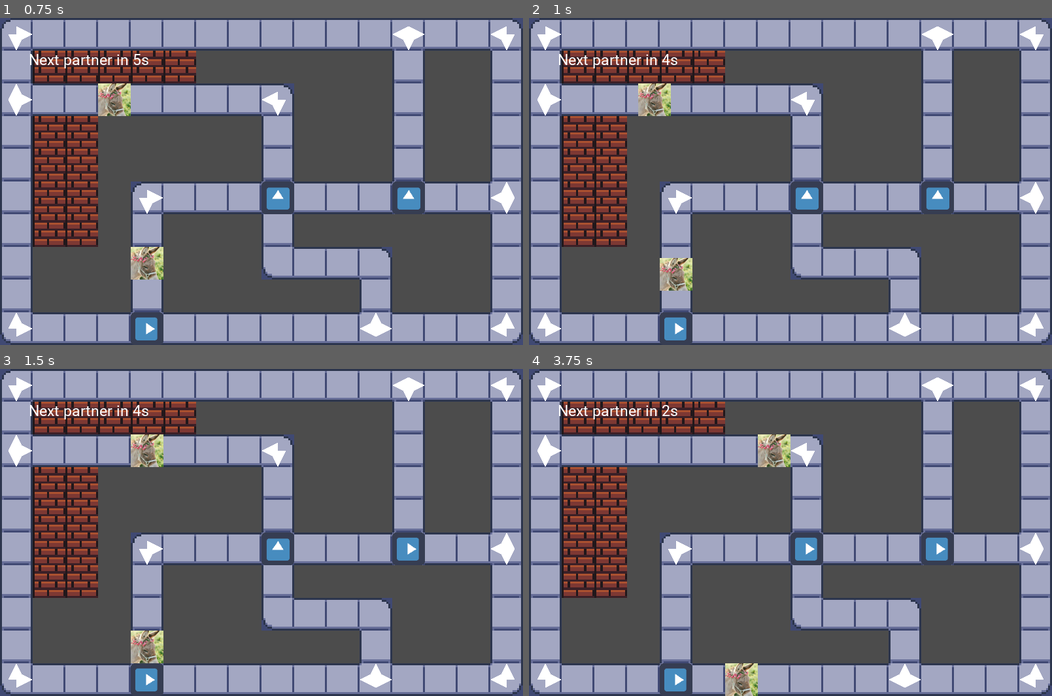
Above: before the commit, frames 1-4 (two rows, left to right).
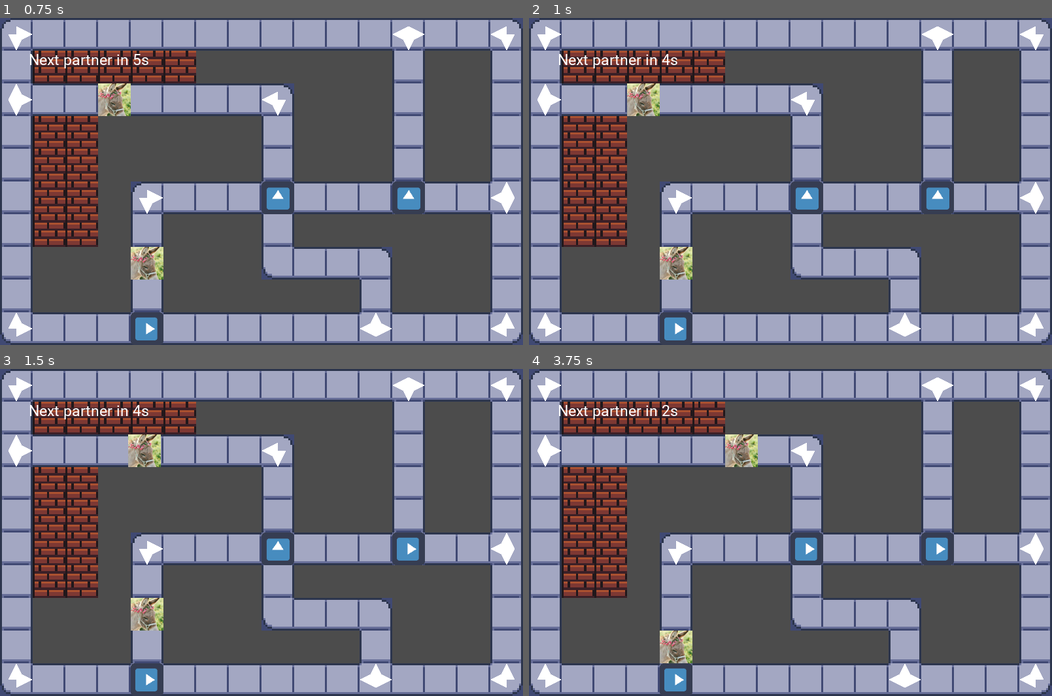
Above: after the commit, the same moments.

Repository: allemansratten/sos
Game: Godot game, scene res://scenes/Game.tscn
The game is run twice, just before and just after one commit, with the same random seed, the same clock (stepped at 60 frames per second) and the same inputs. The engine's default icon, where the game draws it, is replaced by a stand-in: a white triangle on a blue panel in a dark square.
Inputs (mouse positions are in pixels of both pictures, inside the frame that each line leads up to):
- Up to frame 1 (0.75 s): tap Enter at 0.5 s; move the mouse to (146, 328) at 0.52 s; click (146, 328) at 0.67 s
- Up to frame 2 (1 s): no input
- Up to frame 3 (1.5 s): move the mouse to (407, 548) at 1.27 s; click (407, 548) at 1.42 s
- Up to frame 4 (3.75 s): move the mouse to (806, 548) at 2.02 s; click (806, 548) at 2.17 s; move the mouse to (764, 597) at 2.77 s; click (764, 597) at 2.92 s; move the mouse to (947, 581) at 3.52 s; click (947, 581) at 3.67 s

Frame 1 is identical in both runs. In frame 2, 1.5% of the frame differs, in the area x 18-32%, y 20-84%; in frame 3, 1.7%; in frame 4, 2.5%, in the area x 25-50%, y 20-100%.

Commit message:
Added animations Tween

Diff:
--- a/scenes/Partner.tscn
+++ b/scenes/Partner.tscn
@@ -19,4 +19,6 @@
 scale = Vector2( 0.25, 0.25 )
 shape = SubResource( 1 )
 
+[node name="StepTween" type="Tween" parent="."]
+
 [connection signal="area_entered" from="." to="." method="area_entered"]
--- a/scripts/partner.gd
+++ b/scripts/partner.gd
@@ -6,6 +6,7 @@
 # frame every 3/4 a second
 const SPEED_TIMESTEP = 0.75
 const STEP_SIZE = 64
+onready var tween = get_node("StepTween")
 
 var speed = STEP_SIZE
 var dir_x = 0
@@ -16,6 +17,7 @@
 var colors = []
 var goal
 var patience = 2.0
+var step_delay = 0
 
 var delta_acc = 0
 var next_step_x = 0
@@ -24,7 +26,7 @@
 var old_step_y = 0
 
 
-func init(x, y, d_x=0, d_y=0):
+func init(x, y, d_x=0, d_y=0, delay=0):
 	print_debug("Spawning partner at [%d, %d], dir [%d, %d], speed: %d" % [x, y, d_x, d_y, speed])
 	position.x = x
 	old_step_x = x
@@ -36,6 +38,7 @@
 
 	dir_x = d_x
 	dir_y = d_y
+	step_delay = delay
 
 
 func random_color_choice(n_colors=2):
@@ -75,12 +78,9 @@
 
 func _process(delta):
 	delta_acc += delta
-	if delta_acc >= SPEED_TIMESTEP:
-		delta_acc -= SPEED_TIMESTEP
+	if delta_acc >= SPEED_TIMESTEP + step_delay:
+		delta_acc -= SPEED_TIMESTEP + step_delay
 		_process_timestep()
-
-	position.x = interpolate(old_step_x, next_step_x, delta_acc)
-	position.y = interpolate(old_step_y, next_step_y, delta_acc)
 
 	# process patience
 	patience -= delta
@@ -91,16 +91,15 @@
 		pass
 
 
-func interpolate(old_pos, new_pos, delta):
-	var normalised_delta = delta / SPEED_TIMESTEP
-	return old_pos + (new_pos - old_pos) * normalised_delta
-
-
 func _process_timestep():
+	next_step_x = next_step_x + dir_x * speed
+	next_step_y = next_step_y + dir_y * speed
+	tween.interpolate_property(self, "position",
+		Vector2(old_step_x, old_step_y), Vector2(next_step_x, next_step_y), SPEED_TIMESTEP,
+		Tween.TRANS_CIRC, Tween.EASE_IN_OUT)
+	tween.start()
 	old_step_x = next_step_x
 	old_step_y = next_step_y
-	next_step_x = next_step_x + dir_x * speed
-	next_step_y = next_step_y + dir_y * speed
 
 
 func check_color_intersect(other_colors):
--- a/scripts/partner_driver.gd
+++ b/scripts/partner_driver.gd
@@ -18,11 +18,11 @@
 	var partner = partner_scene.instance()
 	partner_i += 1
 	if partner_i == 1:
-		partner.init(64*3, 64*2, 1, 0)
+		partner.init(64*3, 64*2, 1, 0, 0.2)
 	elif partner_i == 2:
-		partner.init(64*4, 64*7, 0, 1)
+		partner.init(64*4, 64*7, 0, 1, 2)
 	else:
-		partner.init(64*0, 64*(1+randi()%10), 0, 1)
+		partner.init(64*0, 64*(1+randi()%10), 0, 1, 0.5)
 	add_child(partner)
 
 
@@ -36,4 +36,4 @@
 		spawn_time = SPAWN_DELAY
 		spawn_partner()
 
-	next_partner_label.text = "Next partner in " + str(int(spawn_time)) + "s"
+	next_partner_label.text = "Next partner in %ds" % [spawn_time]
